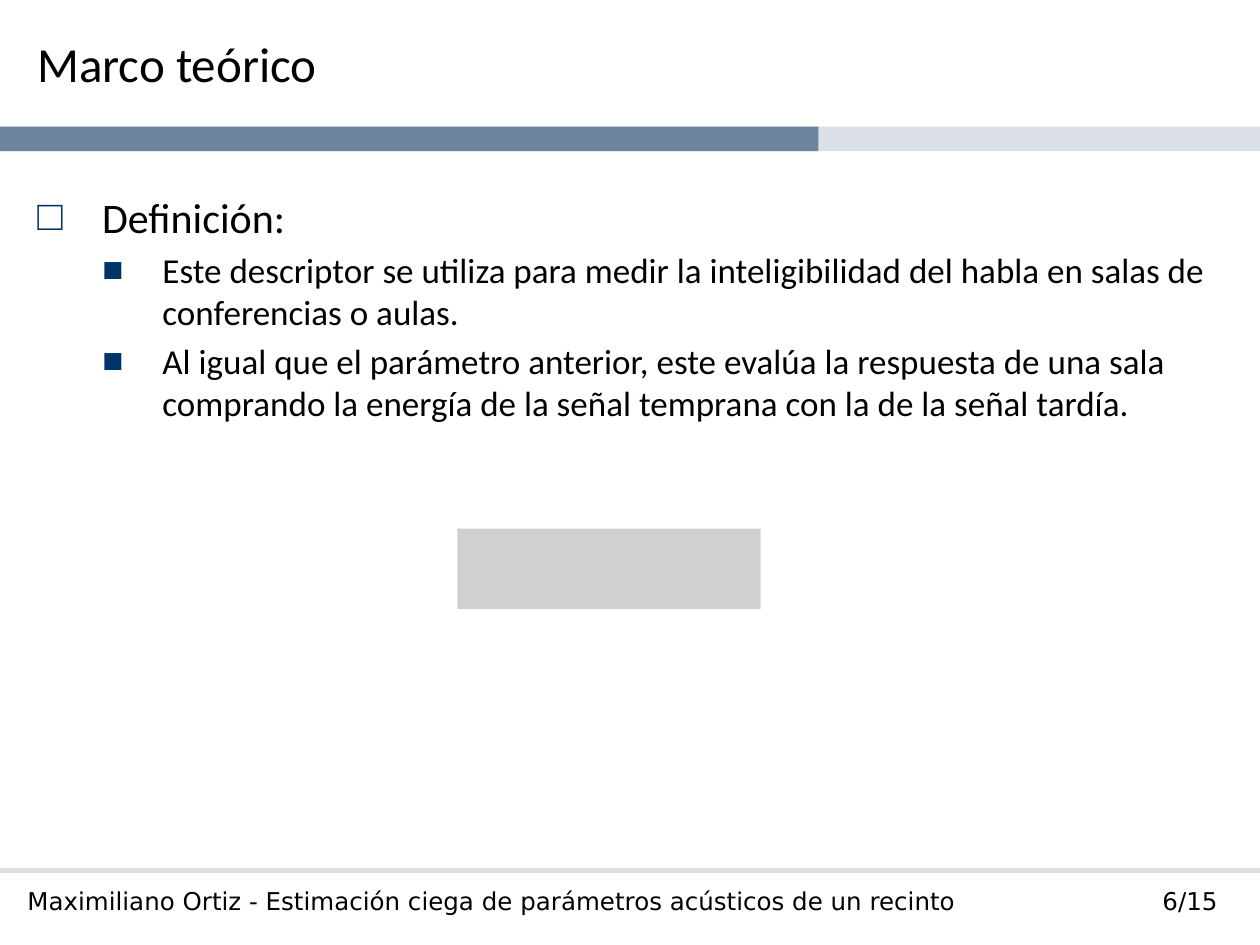
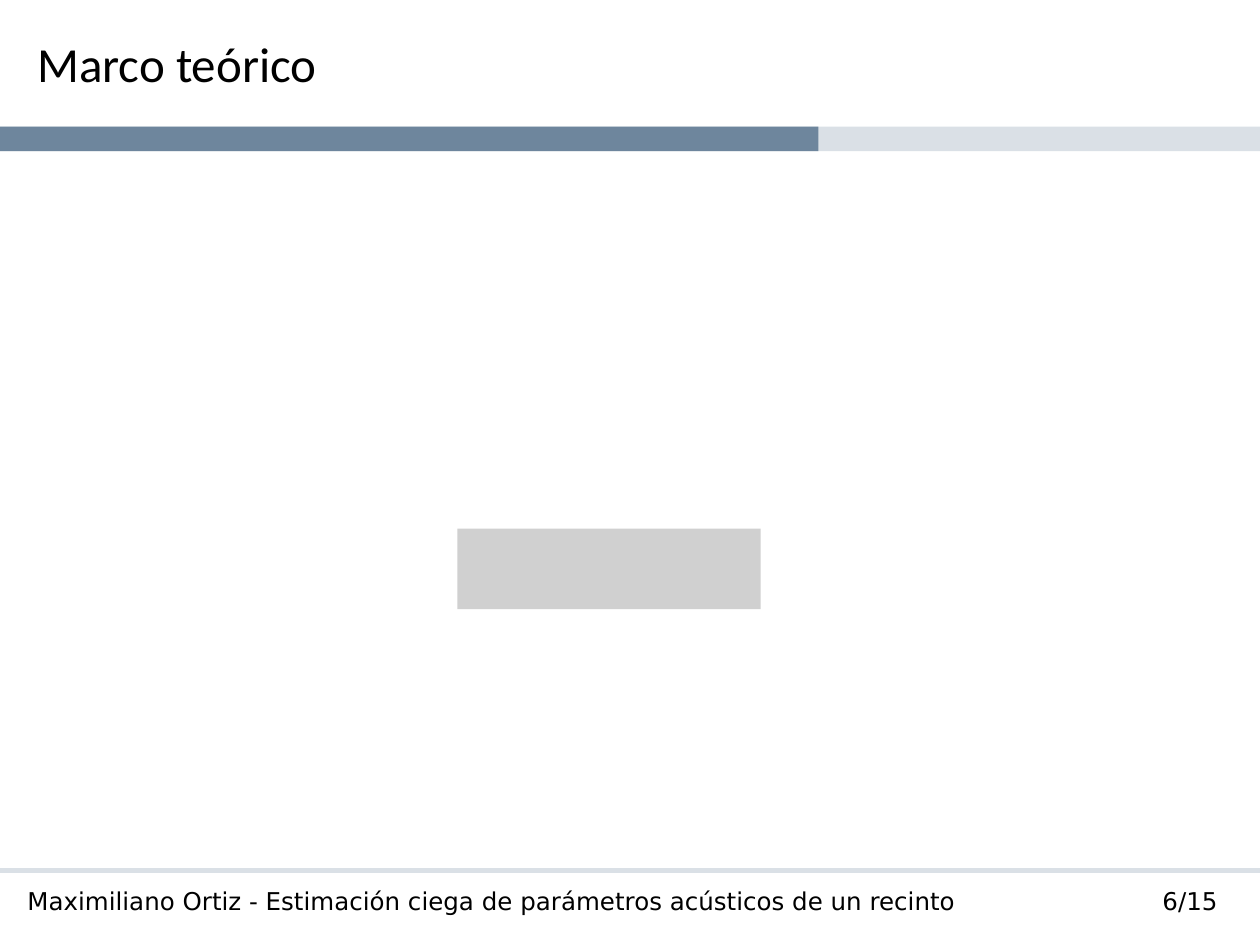
Before and after one commit to maxiaortiz22/thesis-report, a slide deck: slide 18 of Estimación ciega de parámetros acústicos de un recinto - Ortiz.pptx. Drawn at 1260x945 pixels with LibreOffice and Linux fonts; fonts in the diff are those of the drawing; grey boxes stand for pictures; background and template pictures are left out. Boxes give left, top, right and bottom in pixels: in the first picture for what was removed or moved away, otherwise in the second. Text is boxed around its words. In the diff, an @@ line names an element or a change of style, - is before the commit and + after.

```diff
--- a/Estimación ciega de parámetros acústicos de un recinto - Ortiz.pptx
+++ b/Estimación ciega de parámetros acústicos de un recinto - Ortiz.pptx
@@ text removed at [102, 204, 1204, 422] @@
-□ Definición:
-  ■ Este descriptor se utiliza para medir la inteligibilidad del habla en salas de conferencias o aulas.
-  ■ Al igual que el parámetro anterior, este evalúa la respuesta de una sala comprando la energía de la señal temprana con la de la señal tardía.
```
Also in this commit, not shown: 6 other slides changed, 11 slides added.
